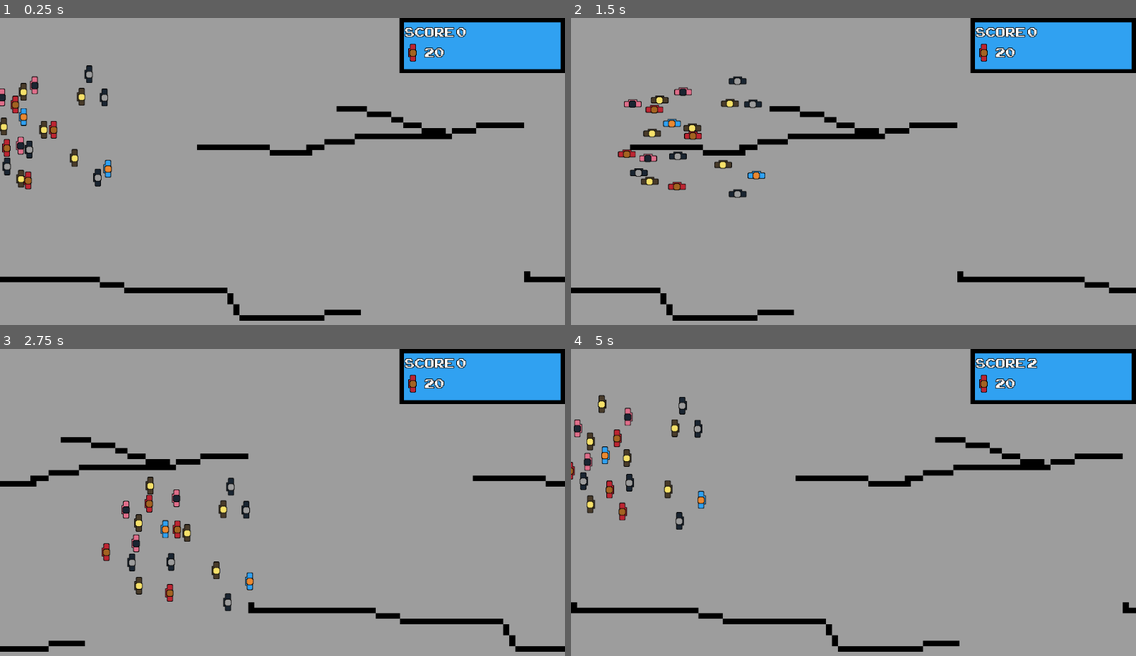
Above: before the commit, frames 1-4 (two rows, left to right).
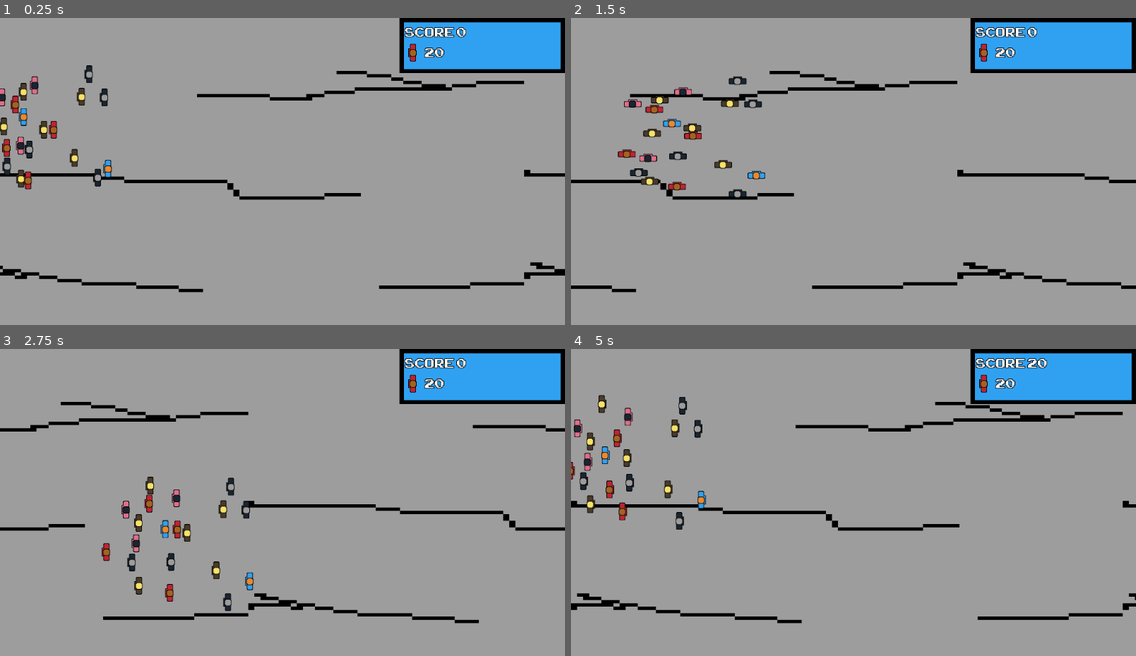
Above: after the commit, the same moments.

Repository: Robimy-gry/QGJ
Game: Godot game, scene res://World.tscn
Two runs of this game, one before a commit and one after it. Both use one fixed random seed, a clock stepped at 60 frames per second and the inputs below.
Inputs:
- Up to frame 1 (0.25 s): no input
- Up to frame 2 (1.5 s): tap Enter at 0.5 s; hold Right (ui_right) 0.53-1.28 s; tap Space (ui_select) at 0.77 s; hold Down (ui_down) from 1.28 s (still down)
- Up to frame 3 (2.75 s): tap Space (ui_select) at 1.52 s; release Down (ui_down) at 2.03 s; hold Right (ui_right) from 2.03 s (still down)
- Up to frame 4 (5 s): release Right (ui_right) at 2.78 s; hold Up (ui_up) 2.78-3.53 s; tap Space (ui_select) at 3.02, 3.77, 4.52 s; hold Left (ui_left) from 3.53 s (still down)

The runs differ from the first frame. In frame 1, 5.2% of the frame differs, in the area x 0-100%, y 17-99%; in frame 2, 5.1%; in frame 3, 5.3%; in frame 4, 5.3%.

Commit message:
background

Diff:
--- a/World.gd
+++ b/World.gd
@@ -5,6 +5,7 @@
 var max_people = 20
 var people_count = 0
 var _score = 0
+var level = 0
 
 func _ready():
 	add_to_group("World")
@@ -26,7 +27,7 @@
 	get_tree().call_group("GUI", "update_GUI", people_count, _score)
 
 func score_update():
-	_score += 1 + round(people_count / max_people)
+	_score += people_count
 	update_GUI()
 
 func score_bonus():
--- a/World.tscn
+++ b/World.tscn
@@ -42,6 +42,6 @@
 motion_mirroring = Vector2( 1000, 0 )
 
 [node name="Sprite" type="Sprite" parent="ParallaxBackground/ParallaxLayer"]
-scale = Vector2( 1.1, 1 )
+scale = Vector2( 1.1, 0.6 )
 texture = ExtResource( 7 )
 centered = false
